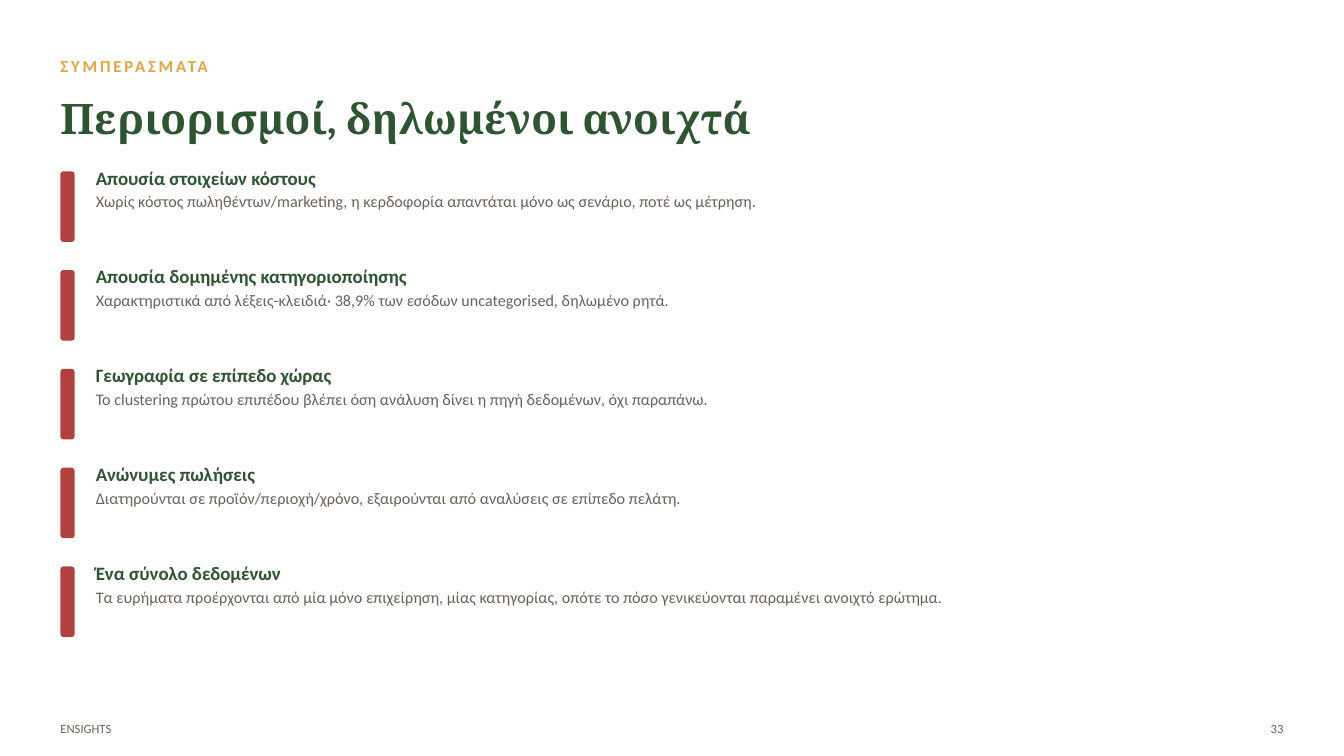
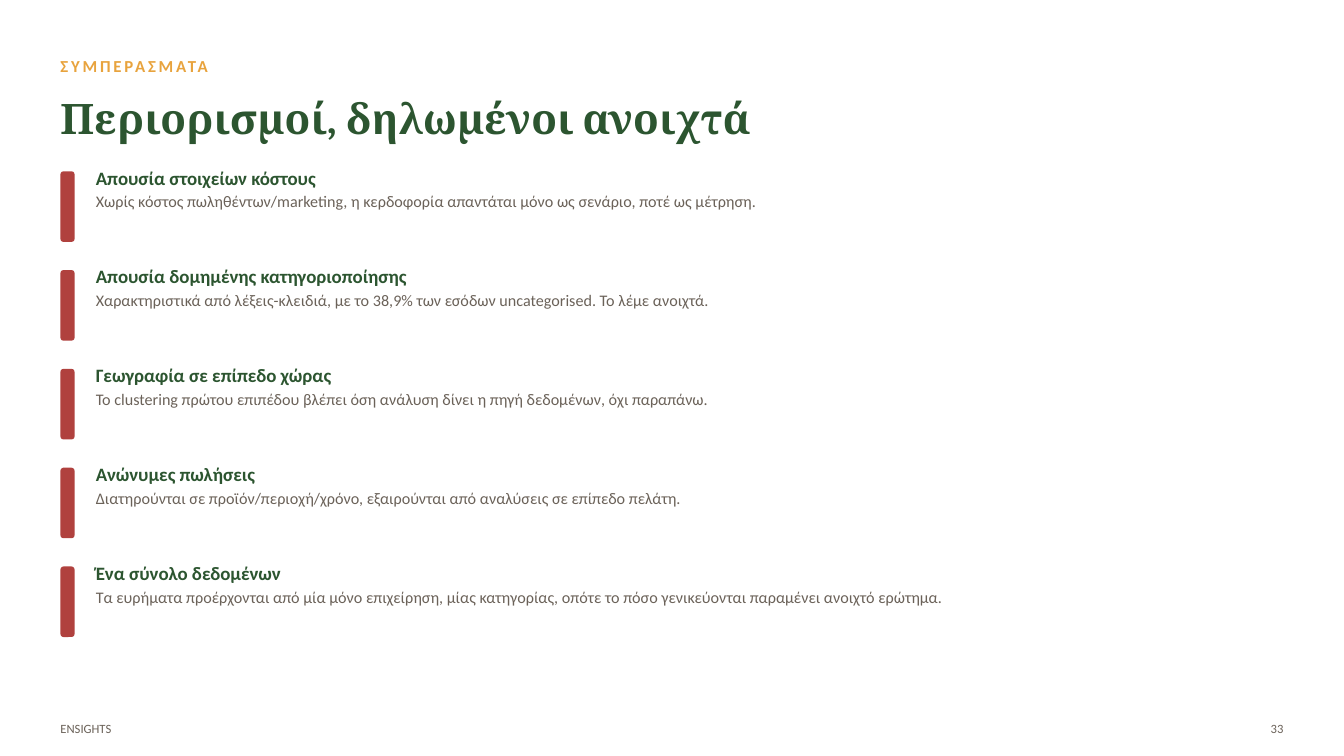
Before and after one commit to xrhstosmour/ensights, a slide deck: slide 34 of ensights-thesis-defense.pptx. Drawn at 1344x756 pixels with LibreOffice and Linux fonts; fonts in the diff are those of the drawing. Boxes give left, top, right and bottom in pixels: in the first picture for what was removed or moved away, otherwise in the second. Text is boxed around its words. In the diff, an @@ line names an element or a change of style, - is before the commit and + after.

```diff
--- a/ensights-thesis-defense.pptx
+++ b/ensights-thesis-defense.pptx
@@ text at [96,294,708,309]: text changed @@
-Χαρακτηριστικά από λέξεις-κλειδιά· 38,9% των εσόδων uncategorised, δηλωμένο ρητά.
+Χαρακτηριστικά από λέξεις-κλειδιά, με το 38,9% των εσόδων uncategorised. Το λέμε ανοιχτά.
```
Also in this commit, not shown: 3 other slides changed.
